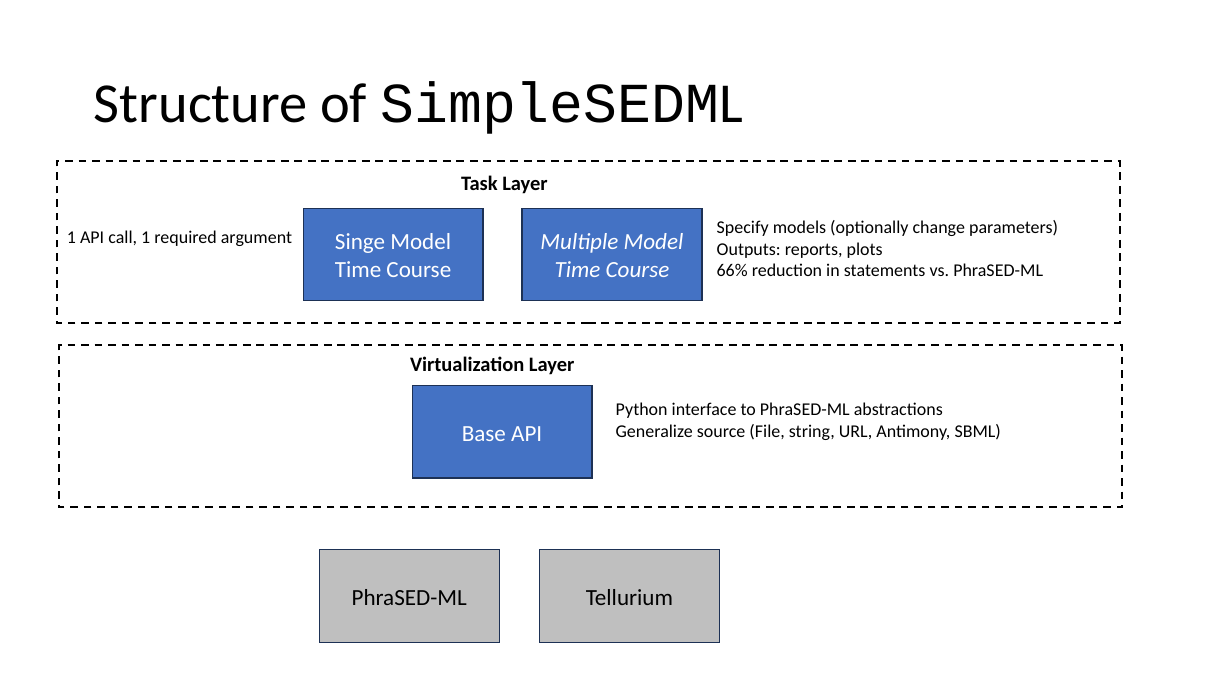
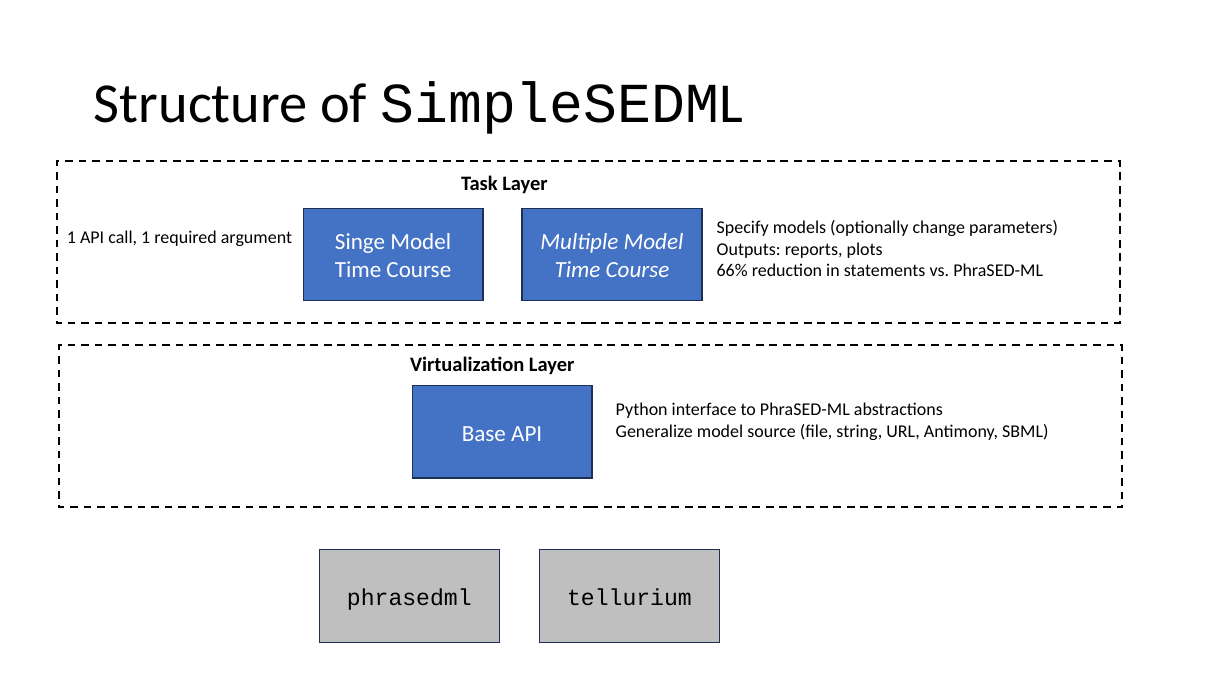
Before and after one commit to sys-bio/SimpleSEDML, a slide deck: slide 4 of docs/SimpleSEDML.pptx. Drawn at 1232x693 pixels with LibreOffice and Linux fonts; fonts in the diff are those of the drawing. Boxes give left, top, right and bottom in pixels: in the first picture for what was removed or moved away, otherwise in the second. Text is boxed around its words. In the diff, an @@ line names an element or a change of style, - is before the commit and + after.

Commit message:
Doc update

```diff
--- a/docs/SimpleSEDML.pptx
+++ b/docs/SimpleSEDML.pptx
@@ text at bbox=[616, 424, 1048, 440]: text changed @@
-Generalize source (File, string, URL, Antimony, SBML)
+Generalize model source (file, string, URL, Antimony, SBML)
@@ text in rectangle at bbox=[347, 588, 472, 610]: text changed; font Calibri to Courier New @@
-PhraSED-ML
+phrasedml
@@ text in rectangle at bbox=[567, 588, 692, 605]: text changed; font Calibri to Courier New @@
-Tellurium
+tellurium
```
